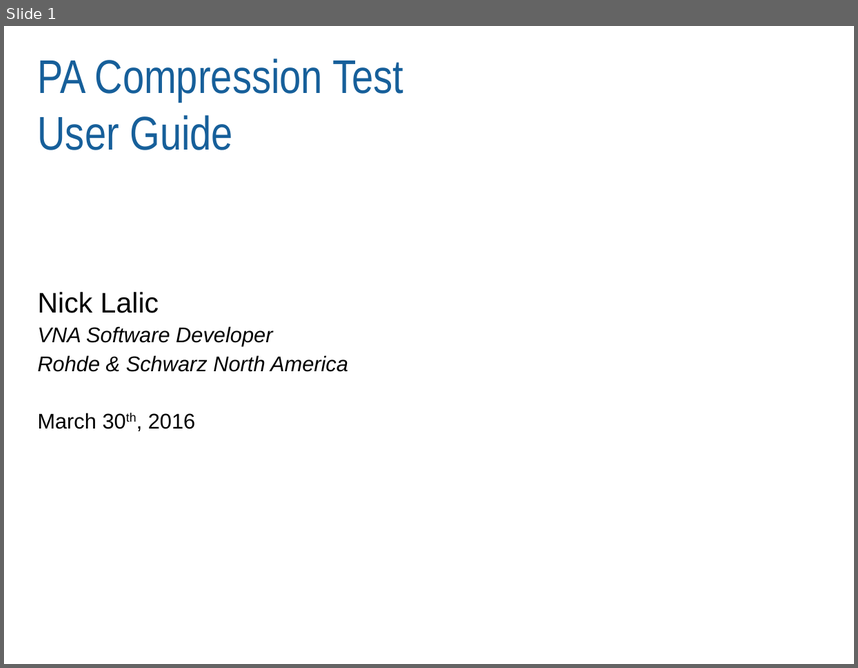
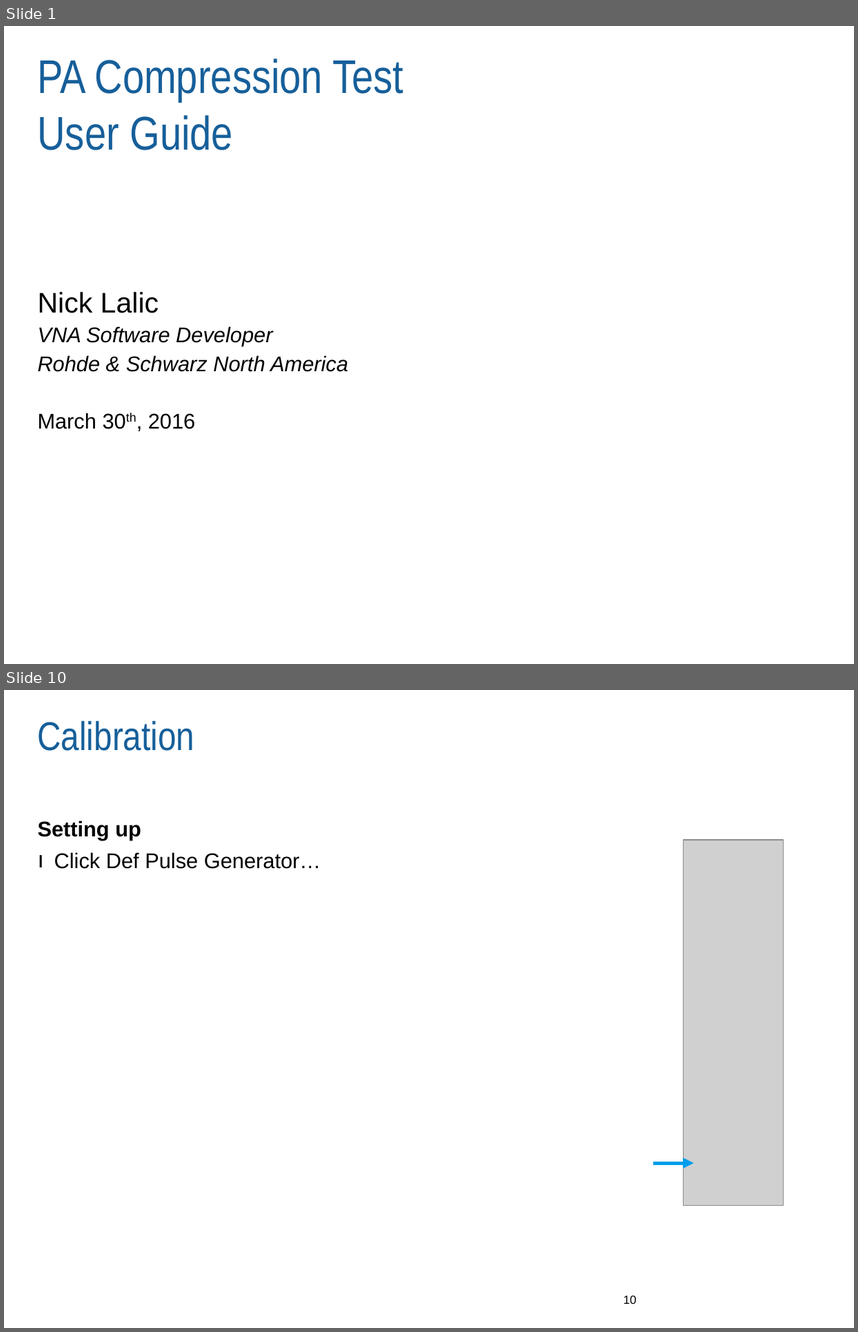
Before and after one commit to Terrabits/PACompressionTest, a slide deck: Documentation/User manual/MACOM RI Pulsed RF Application Note.pptx. Shown one above the other, each under a label of ours: slide 1 before the commit, slides 1 and 10 after it; the slides between them are not shown. The pictures are 858x668 and 858x1332 pixels, drawn with LibreOffice and Linux fonts; fonts in the diff are those of the drawing; grey boxes stand for pictures; background and template pictures are left out. Boxes give left, top, right and bottom in pixels: in the first picture for what was removed or moved away, otherwise in the second. Text is boxed around its words. In the diff, an @@ line names an element or a change of style, - is before the commit and + after.

```diff
--- a/Documentation/User manual/MACOM RI Pulsed RF Application Note.pptx
+++ b/Documentation/User manual/MACOM RI Pulsed RF Application Note.pptx
@@ slide 10 added at <box>4,690,854,1328</box>, background #FFFFFF @@
@@ title added at <box>38,721,195,751</box>, 34 pt, text #165F9A @@
+Calibration
@@ text added at <box>38,820,141,840</box>, 18 pt, text #000000, bold @@
+Setting up
@@ text added at <box>54,852,321,869</box>, 18 pt, text #000000 @@
+ı Click Def Pulse Generator…
@@ picture added at <box>683,840,783,1205</box> @@
@@ arrow added from (653, 1163) to (693, 1163), #009DEC 3 pt @@
@@ page number added at <box>624,1295,637,1303</box>, 10 pt, text #000000 @@
+10
```
Also in this commit, not shown: 3 slides changed, 16 other slides added, 1 slide removed, 9 other files.
